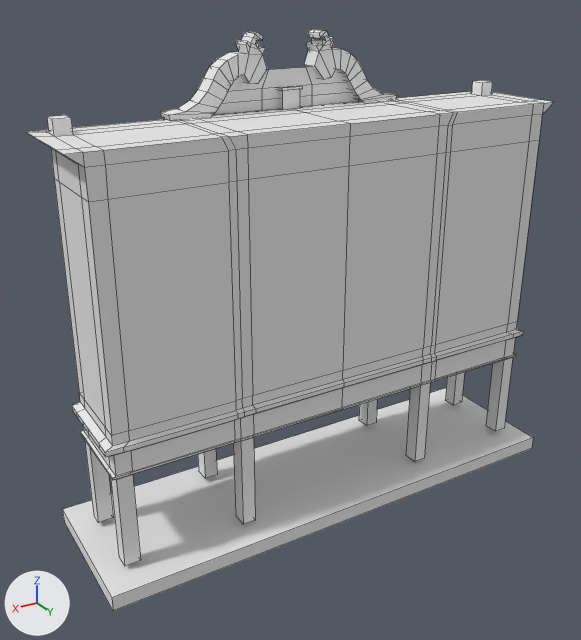
What one commit did to the OBJ model data/cabinet.obj.
Camera for both pictures: a 50 mm camera at (14.8, 22.7, 10.2) aimed at (1.1, -0.1, -1.2). The axes (+X, +Y, +Z) are drawn at lower left. The lights are the same throughout. Mesh edges are drawn as thin lines. Where no turn or scale is listed for an object, it has been applied to the vertices.

Objects in the first picture: 'cabinet'.
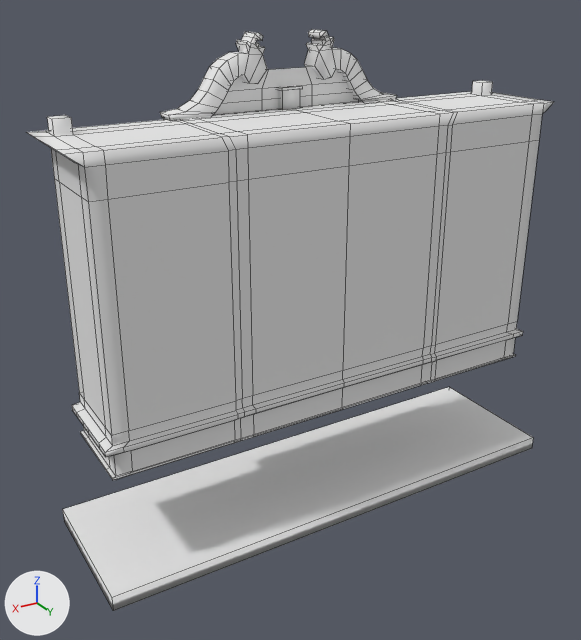
Where the change shows, as pixel boxes (x1, y1, x2, y2) in the pictures (581 x 640 px):
part 1 of me_cabinet, cut back
    before: (85, 357, 513, 566)
    after: (239, 381, 434, 442)

What the commit changed:
me_cabinet is used by ob_cabinet; location (0.0, 0.0, 0.0).
me_cabinet had 678 vertices, 661 faces and spanned x -9.3..9.3, y -2.7..2.7, z -8.4..8.4.
me_cabinet now has 646 vertices, 623 faces and spans x -9.3..9.3, y -2.7..2.7, z -8.4..8.4.
Part 1, on me_cabinet:
36 vertices are removed from x -8.5..8.5, y -2.0..1.7, z -7.7..-4.3.
50 faces are deleted.
2 vertices move within x 3.6, y 1.2..1.7, z -4.3.
4 vertices are added at (4.0, 1.7, -4.3), (-4.0, 1.7, -4.3), (4.0, 1.2, -4.3), (-4.0, 1.2, -4.3).
12 new faces join them.
me_cabinet part 2: the surface is now shaded smooth.
